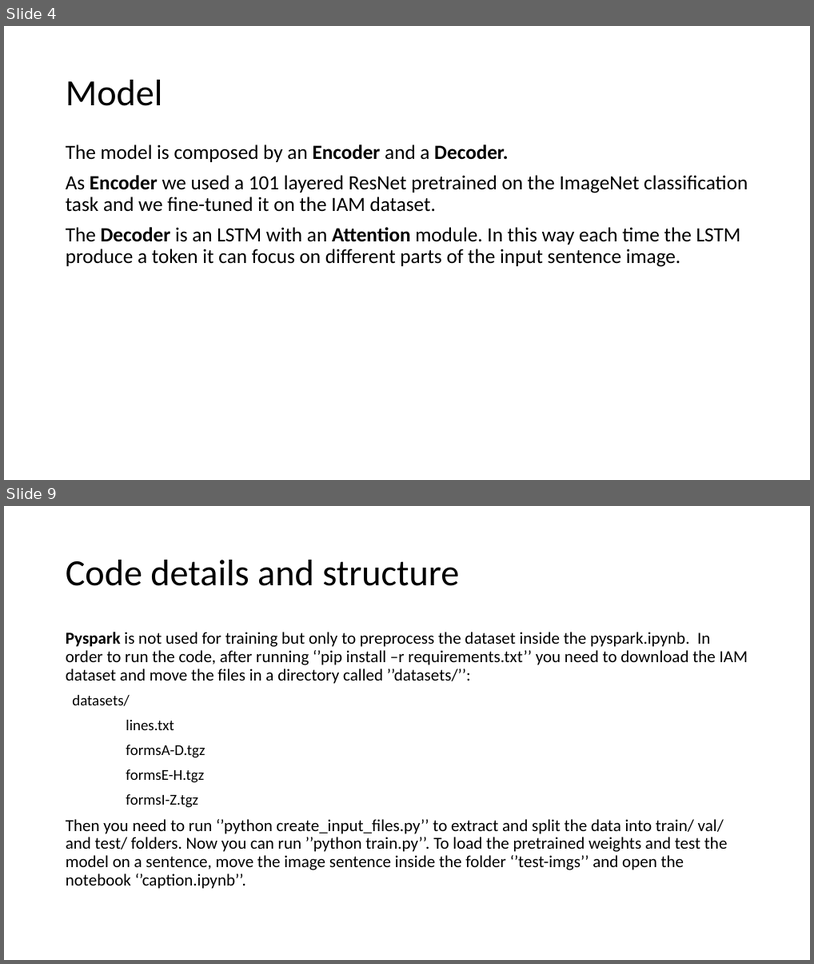
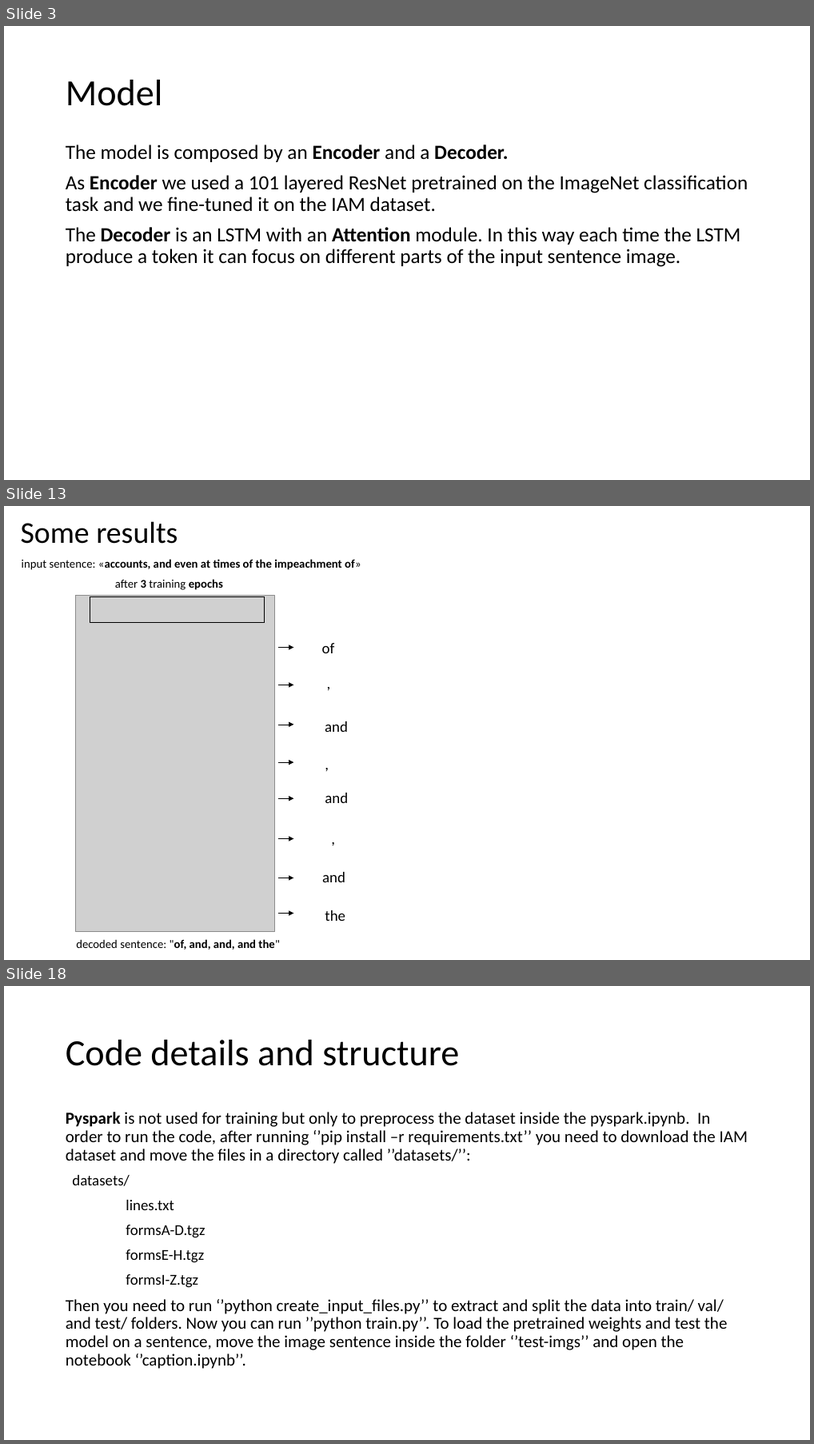
Before and after one commit to crokodilo/Handwritten-Text-Recognition, a slide deck: presentazione.pptx. Shown one above the other, each under a label of ours: slides 4 and 9 before the commit, slides 3, 13 and 18 after it; the slides between them are not shown. The pictures are 814x964 and 814x1444 pixels, drawn with LibreOffice and Linux fonts; fonts in the diff are those of the drawing; grey boxes stand for pictures. Boxes give left, top, right and bottom in pixels: in the first picture for what was removed or moved away, otherwise in the second. Text is boxed around its words. In the diff, an @@ line names an element or a change of style, - is before the commit and + after.

```diff
--- a/presentazione.pptx
+++ b/presentazione.pptx
@@ slide 13 added at [4,506,810,960], background #FFFFFF @@
@@ title added at [21,521,178,544], 36 pt, text #000000 @@
+Some results
@@ text added at [22,559,362,570], 14 pt, text #000000, bold @@
+input sentence: «accounts, and even at times of the impeachment of»
@@ picture added at [76,595,275,932] @@
@@ rectangle added at [90,596,265,622], outline #000000 0.75 pt @@
@@ text added at [115,579,223,590], 14 pt, text #000000 @@
+after 3 training epochs
@@ arrow added from (278, 647) to (294, 647), #000000 0 pt @@
@@ text added at [322,643,335,653], 18 pt, text #000000 @@
+of
@@ text added at [321,671,370,714], 18 pt, text #000000 @@
+,
@@ arrow added from (278, 684) to (294, 684), #000000 0 pt @@
@@ text added at [325,721,348,732], 18 pt, text #000000 @@
+and
@@ arrow added from (278, 724) to (294, 724), #000000 0 pt @@
@@ arrow added from (278, 763) to (294, 763), #000000 0 pt @@
@@ text added at [319,752,358,795], 18 pt, text #000000 @@
+,
@@ text added at [325,792,348,803], 18 pt, text #000000 @@
+and
@@ arrow added from (278, 798) to (294, 798), #000000 0 pt @@
@@ arrow added from (278, 839) to (294, 839), #000000 0 pt @@
@@ text added at [326,826,350,869], 18 pt, text #000000 @@
+,
@@ arrow added from (278, 877) to (294, 877), #000000 0 pt @@
@@ text added at [322,872,346,882], 18 pt, text #000000 @@
+and
@@ arrow added from (278, 913) to (294, 913), #000000 0 pt @@
@@ text added at [325,910,346,920], 18 pt, text #000000 @@
+the
@@ text added at [76,939,279,949], 14 pt, text #000000 @@
+decoded sentence: "of, and, and, and the"
@@ what was slide 4 is now slide 3 @@
@@ what was slide 9 is now slide 18 @@
```
Also in this commit, not shown: 5 slides changed, 10 other slides added, 2 slides removed, 1 other file.
